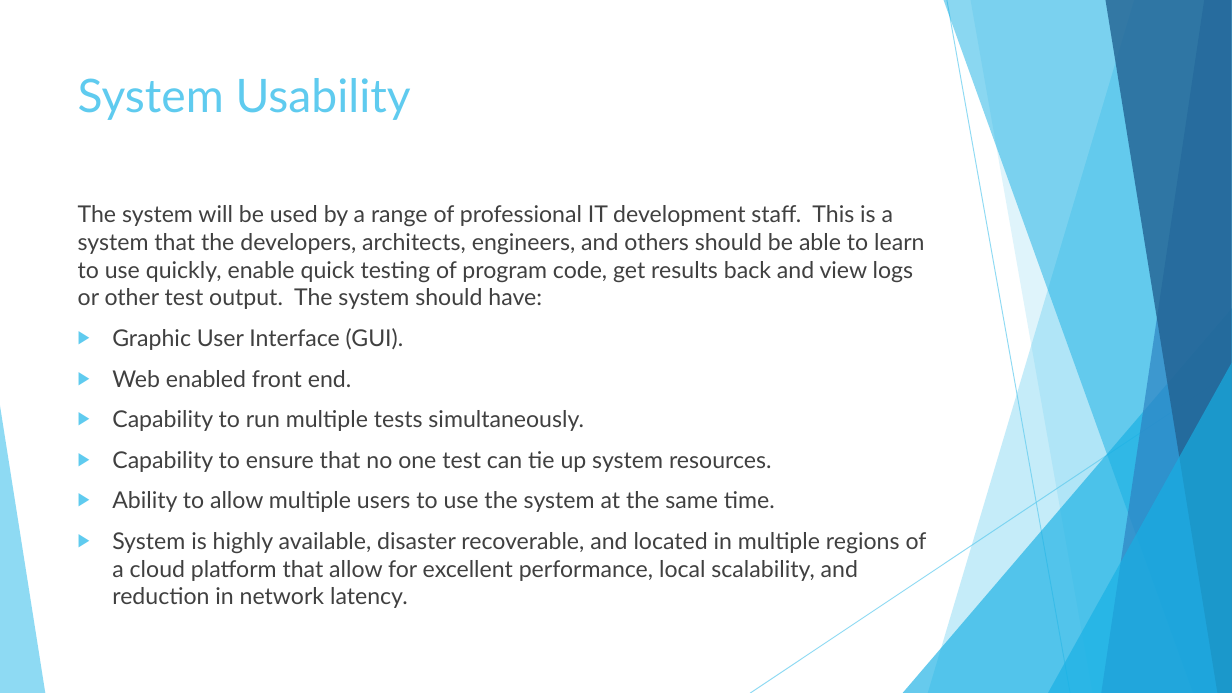
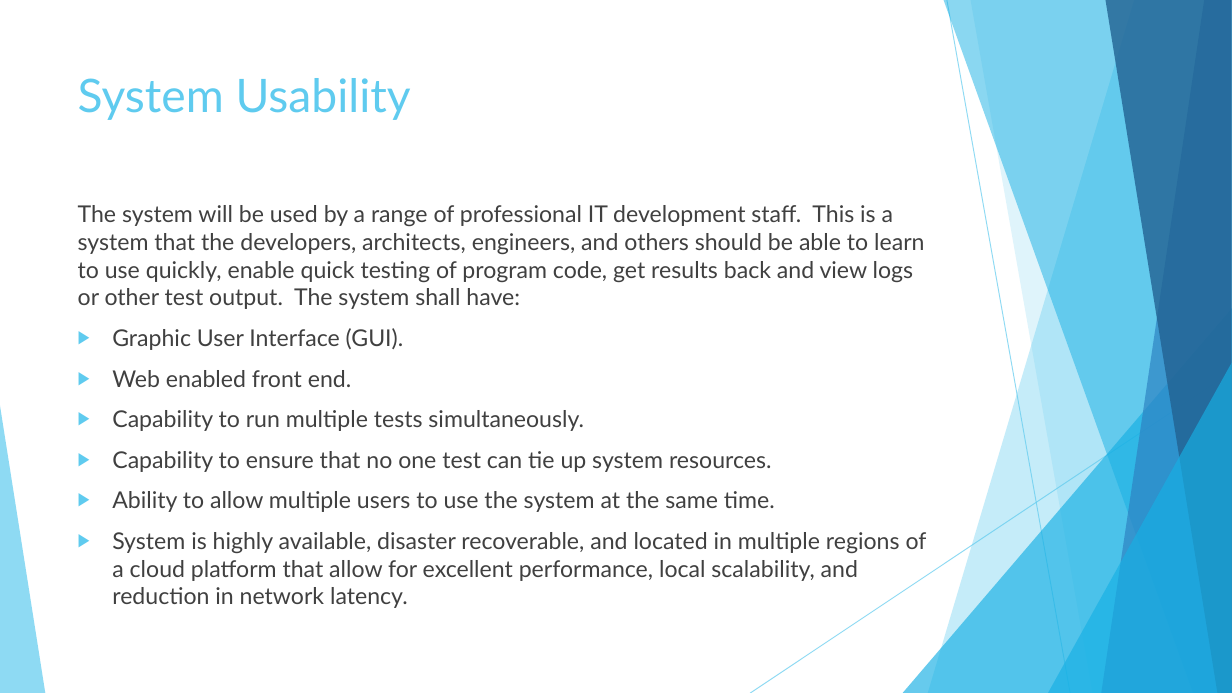
Before and after one commit to KodeFu/cse682, a slide deck: slide 7 of Test Framework Midterm Presentation 001.pptx. Drawn at 1232x693 pixels with LibreOffice and Linux fonts; fonts in the diff are those of the drawing. Boxes give left, top, right and bottom in pixels: in the first picture for what was removed or moved away, otherwise in the second. Text is boxed around its words. In the diff, an @@ line names an element or a change of style, - is before the commit and + after.

```diff
--- a/Test Framework Midterm Presentation 001.pptx
+++ b/Test Framework Midterm Presentation 001.pptx
@@ text at bbox=[78, 205, 924, 309]: text changed @@
-The system will be used by a range of professional IT development staff. This is a system that the developers, architects, engineers, and others should be able to learn to use quickly, enable quick testing of program code, get results back and view logs or other test output. The system should have:
+The system will be used by a range of professional IT development staff. This is a system that the developers, architects, engineers, and others should be able to learn to use quickly, enable quick testing of program code, get results back and view logs or other test output. The system shall have:
```
Also in this commit, not shown: 1 other slide changed.
